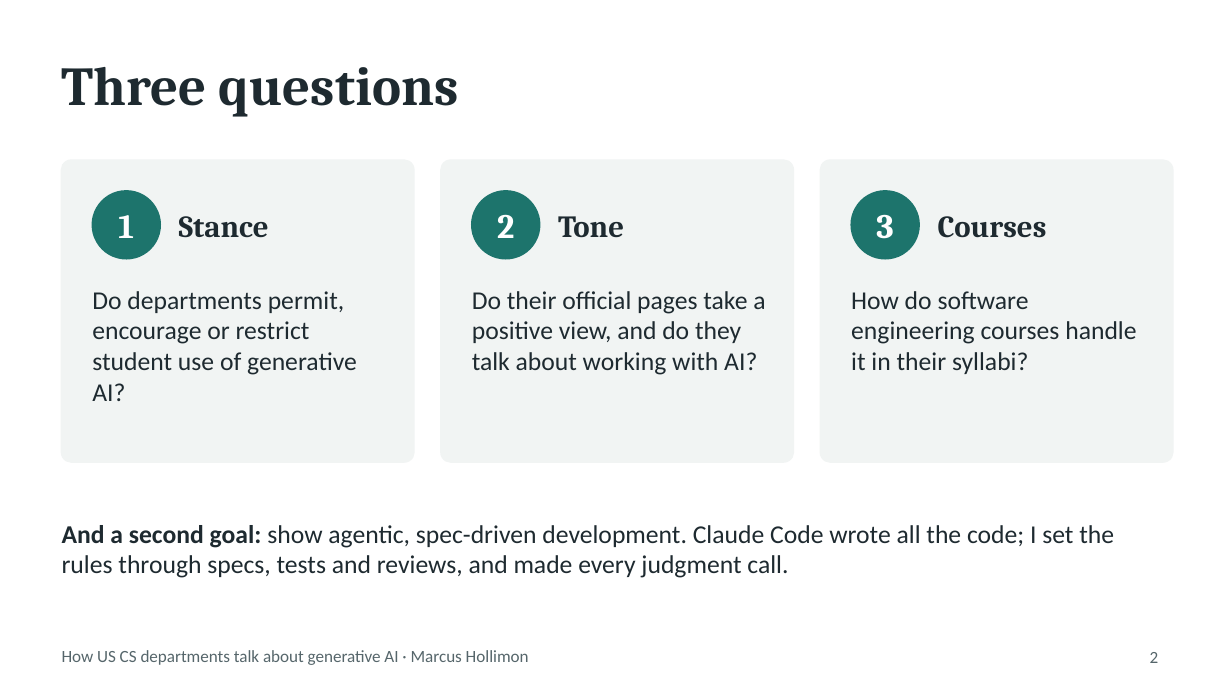
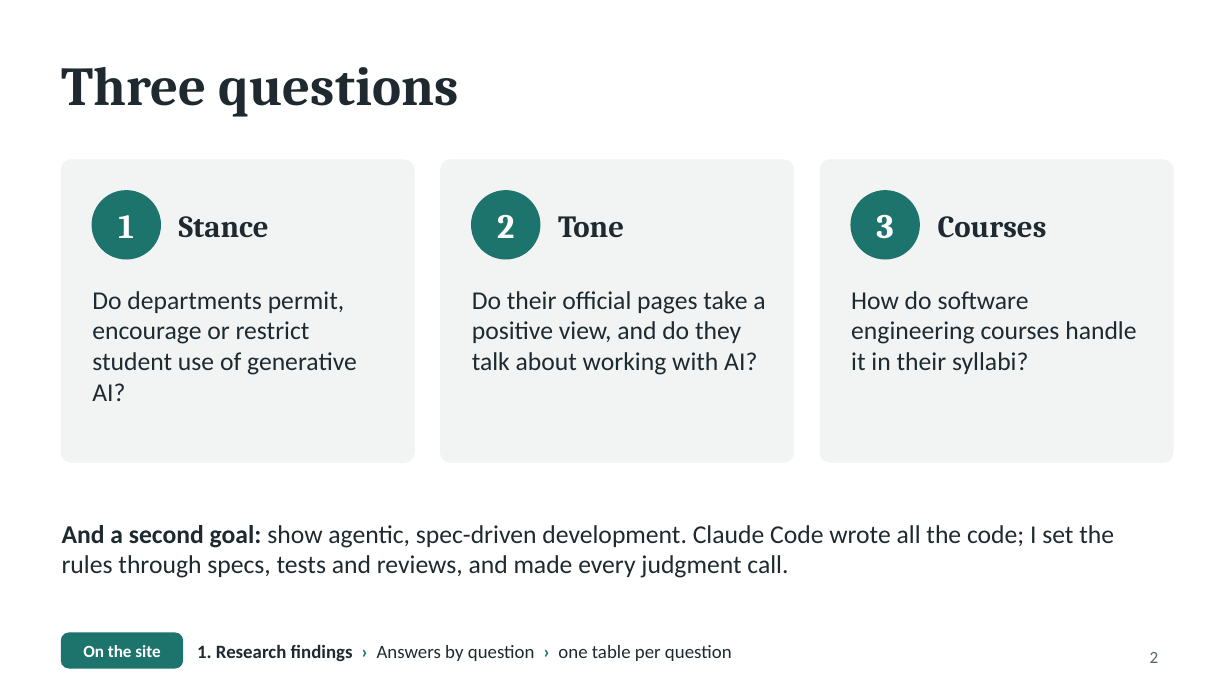
Before and after one commit to Marcus-Hollimon/Project-2-AI-Use-In-Schools, a slide deck: slide 2 of presentation/AI-in-CS-departments.pptx. Drawn at 1232x693 pixels with LibreOffice and Linux fonts; fonts in the diff are those of the drawing. Boxes give left, top, right and bottom in pixels: in the first picture for what was removed or moved away, otherwise in the second. Text is boxed around its words. In the diff, an @@ line names an element or a change of style, - is before the commit and + after.

```diff
--- a/presentation/AI-in-CS-departments.pptx
+++ b/presentation/AI-in-CS-departments.pptx
@@ text removed at (62, 650, 529, 665) @@
-How US CS departments talk about generative AI · Marcus Hollimon
@@ rounded rectangle added at (62, 633, 182, 668), fill #1D746C, outline #1D746C 1 pt @@
@@ text added at (83, 645, 160, 657), 10 pt, text #FFFFFF, bold @@
+On the site
@@ text added at (197, 644, 732, 661), 11 pt, text #1E2A30 @@
+1. Research findings › Answers by question › one table per question
```
Also in this commit, not shown: 10 other slides changed, 1 slide added, 3 other files.
